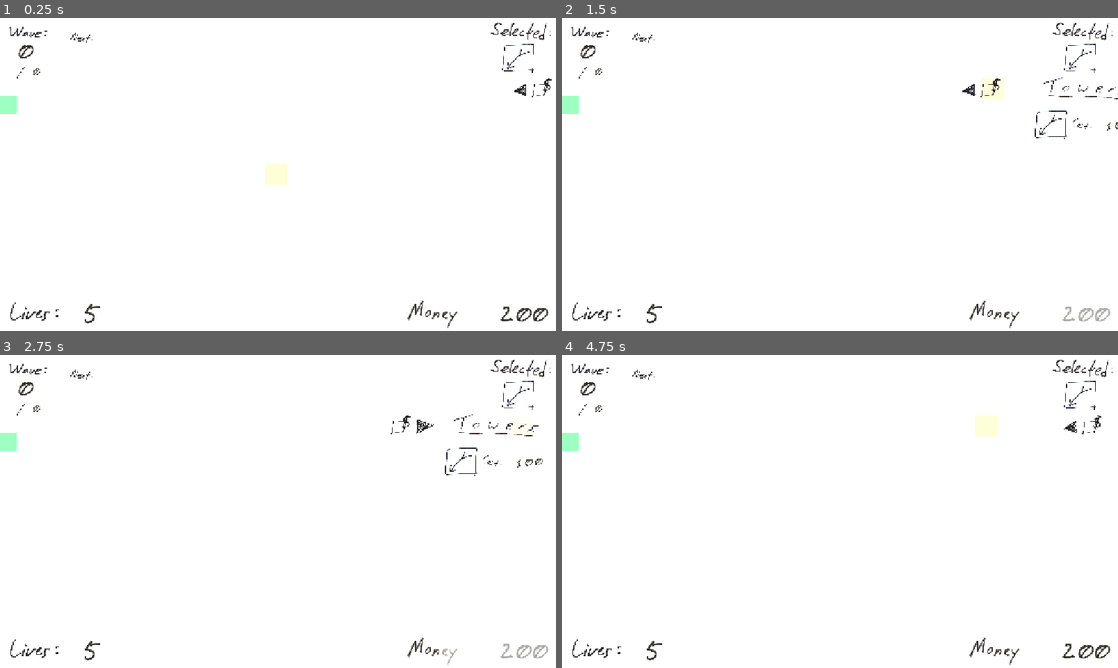
Above: before the commit, frames 1-4 (two rows, left to right).
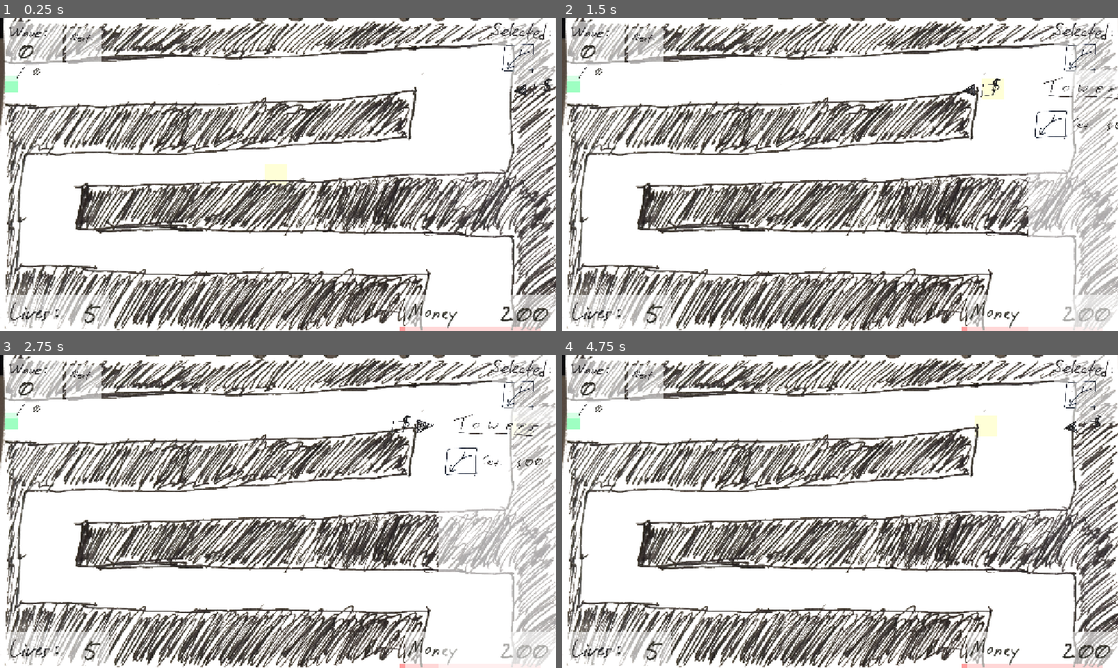
Above: after the commit, the same moments.

Repository: OzuYatamutsu/notebook-tower-defense
Game: Godot game, scene res://levels/level1.tscn
The game is run twice, just before and just after one commit, with the same random seed, the same clock (stepped at 60 frames per second) and the same inputs. This scene is started directly instead of the project's main scene.
Inputs (mouse positions are in pixels of both pictures, inside the frame that each line leads up to):
- Up to frame 1 (0.25 s): no input
- Up to frame 2 (1.5 s): click (1101, 89) at 0.5 s; click (984, 89) at 1.25 s
- Up to frame 3 (2.75 s): click (522, 426) at 2 s
- Up to frame 4 (4.75 s): click (1023, 461) at 2.75 s; click (1101, 426) at 3.5 s; click (984, 426) at 4.25 s

The runs differ from the first frame. In frame 1, 35% of the frame differs, in the area x 0-100%, y 0-100%; in frame 2, 34%; in frame 3, 34%; in frame 4, 35%.

Commit message:
Start creating level1

Diff:
--- a/levels/level1.tscn
+++ b/levels/level1.tscn
@@ -1,8 +1,9 @@
-[gd_scene load_steps=4 format=3 uid="uid://ctct4jwr72ikm"]
+[gd_scene load_steps=5 format=3 uid="uid://ctct4jwr72ikm"]
 
 [ext_resource type="Script" uid="uid://0wwxleyefwme" path="res://levels/level.gd" id="1_sjb42"]
 [ext_resource type="PackedScene" uid="uid://dhs0soxiwf4lb" path="res://components/ui.tscn" id="2_b3oru"]
 [ext_resource type="PackedScene" uid="uid://d4lsbppo6u3fq" path="res://components/level_viewport.tscn" id="3_ua5ty"]
+[ext_resource type="Texture2D" uid="uid://br3mtwwd8roqd" path="res://levels/level1_layout.png" id="4_ua5ty"]
 
 [node name="Level1" type="Node"]
 script = ExtResource("1_sjb42")
@@ -12,5 +13,17 @@
 
 [node name="LevelViewport" parent="." instance=ExtResource("3_ua5ty")]
 
+[node name="LevelHitbox" parent="LevelViewport" index="4"]
+position = Vector2(1089, 716)
+scale = Vector2(8.15, 0.34)
+
+[node name="LevelSpawn" parent="LevelViewport" index="5"]
+position = Vector2(22, 152)
+
+[node name="map" type="Sprite2D" parent="LevelViewport"]
+scale = Vector2(1, 0.883005)
+texture = ExtResource("4_ua5ty")
+centered = false
+
 [editable path="LevelViewport"]
 [editable path="LevelViewport/mobs"]
--- a/levels/test_level.tscn
+++ b/levels/test_level.tscn
@@ -35,8 +35,9 @@
 }
 point_count = 16
 
-[node name="test_level" type="Node2D"]
+[node name="test_level" type="Node"]
 script = ExtResource("1_w7r7j")
+metadata/_custom_type_script = "uid://0wwxleyefwme"
 
 [node name="UI" parent="." instance=ExtResource("2_ur00s")]
 
